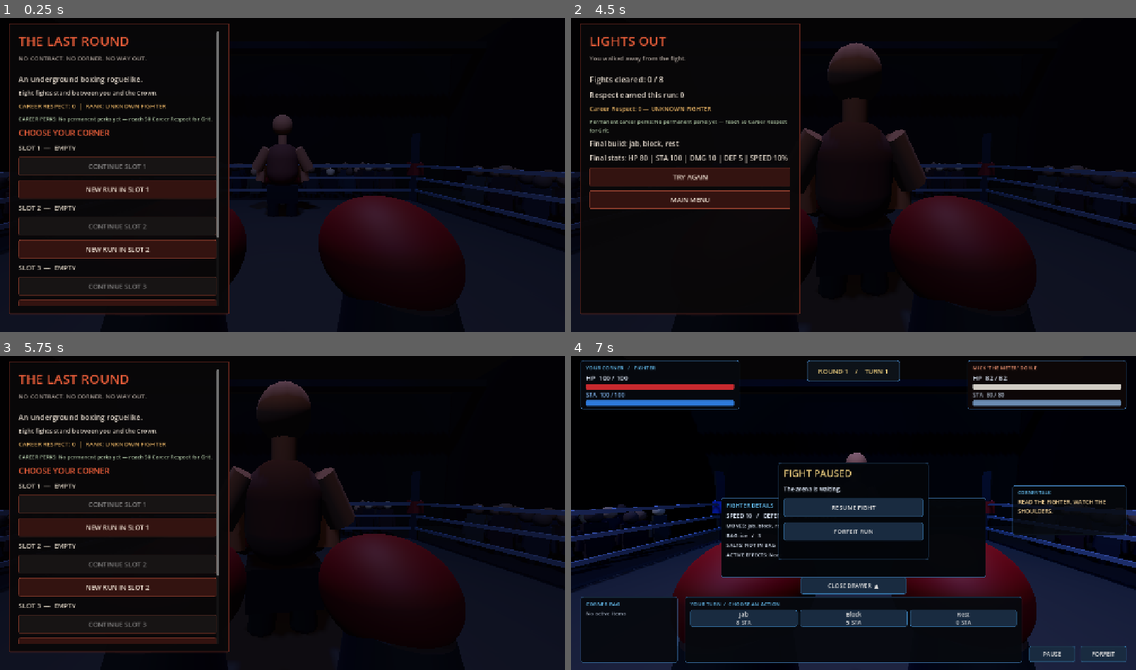
Above: before the commit, frames 1-4 (two rows, left to right).
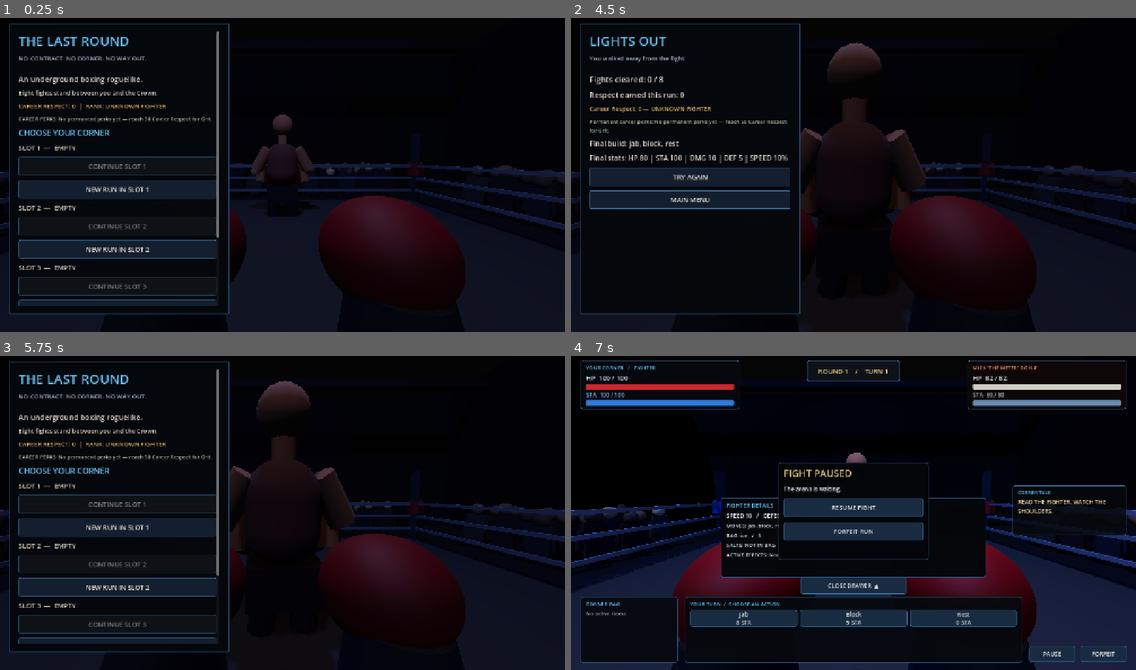
Above: after the commit, the same moments.

Repository: sedhehe/TheLastRound
Game: Godot game, scene res://scenes/main.tscn
The game is run twice, just before and just after one commit, with the same random seed, the same clock (stepped at 60 frames per second) and the same inputs.
Inputs:
- Up to frame 1 (0.25 s): no input
- Up to frame 2 (4.5 s): click "NEW RUN IN SLOT 1" at 0.5 s; click "Jab 8 STA" at 1.25 s; click "Block 5 STA" at 2 s; click "Rest 0 STA" at 2.75 s; click "FIGHTER / BAG / STATS ▼" at 3.5 s; click "FORFEIT" at 4.25 s
- Up to frame 3 (5.75 s): click "MAIN MENU" at 5 s
- Up to frame 4 (7 s): click "NEW RUN IN SLOT 1" at 5.75 s; click "PAUSE" at 6.5 s

The runs differ from the first frame. In frame 1, 6.4% of the frame differs, in the area x 1-41%, y 1-95%; in frame 2, 5.0%; in frame 3, 6.4%; in frame 4, nothing differs.

Commit message:
Unify menu and combat UI with cold industrial palette

Diff:
--- a/scripts/main.gd
+++ b/scripts/main.gd
@@ -347,8 +347,8 @@
 
 func _panel_style() -> StyleBoxFlat:
 	var style := StyleBoxFlat.new()
-	style.bg_color = Color(0.035, 0.03, 0.035, 0.94)
-	style.border_color = Color(0.43, 0.16, 0.12)
+	style.bg_color = Color(0.018, 0.028, 0.045, 0.96)
+	style.border_color = Color(0.16, 0.34, 0.50)
 	style.set_border_width_all(2)
 	style.set_corner_radius_all(3)
 	style.content_margin_left = 22
@@ -403,19 +403,19 @@
 	)
 
 	var style := StyleBoxFlat.new()
-	style.bg_color = Color(0.20, 0.075, 0.065)
-	style.border_color = Color(0.52, 0.23, 0.17)
+	style.bg_color = Color(0.075, 0.12, 0.18)
+	style.border_color = Color(0.20, 0.42, 0.60)
 	style.set_border_width_all(1)
 	style.set_corner_radius_all(2)
 
 	button.add_theme_stylebox_override("normal", style)
 	button.add_theme_stylebox_override(
 		"hover",
-		_button_style(Color(0.32, 0.11, 0.08))
+		_button_style(Color(0.13, 0.23, 0.32))
 	)
 	button.add_theme_stylebox_override(
 		"disabled",
-		_button_style(Color(0.09, 0.08, 0.08))
+		_button_style(Color(0.055, 0.07, 0.09))
 	)
 
 	button.pressed.connect(callback)
@@ -426,7 +426,7 @@
 func _button_style(color: Color) -> StyleBoxFlat:
 	var style := StyleBoxFlat.new()
 	style.bg_color = color
-	style.border_color = Color(0.52, 0.23, 0.17)
+	style.border_color = Color(0.20, 0.42, 0.60)
 	style.set_border_width_all(1)
 	style.set_corner_radius_all(2)
 	return style
@@ -434,8 +434,8 @@
 
 func _heading(fighter_name: String, sub: String) -> void:
 	_clear_ui()
-	_label(fighter_name, 30, Color(0.9, 0.36, 0.22))
-	_label(sub, 14, Color(0.65, 0.61, 0.58))
+	_label(fighter_name, 30, Color(0.40, 0.75, 0.95))
+	_label(sub, 14, Color(0.62, 0.70, 0.80))
 
 	var line := HSeparator.new()
 	content.add_child(line)
@@ -459,7 +459,7 @@
 		_label(menu_notice, 13, Color(1.0, 0.72, 0.42))
 		menu_notice = ""
 
-	_label("CHOOSE YOUR CORNER", 18, Color(0.9, 0.36, 0.22))
+	_label("CHOOSE YOUR CORNER", 18, Color(0.40, 0.75, 0.95))
 	for slot in range(SAVE_SLOT_COUNT):
 		var slot_path := _slot_save_path(slot)
 		var has_save := FileAccess.file_exists(slot_path)
@@ -704,7 +704,7 @@
 
 
 func _show_item_summary(include_active_effects: bool) -> void:
-	_label("CORNER BAG — %d / 3 SLOTS" % inventory.size(), 15, Color(0.9, 0.36, 0.22))
+	_label("CORNER BAG — %d / 3 SLOTS" % inventory.size(), 15, Color(0.40, 0.75, 0.95))
 
 	if inventory.is_empty():
 		_label("No items in your corner bag.", 12)
@@ -731,7 +731,7 @@
 			active_effects.append("+%d stamina on a successful dodge." % int(passive.get("wind", 0.0)))
 
 		if not active_effects.is_empty():
-			_label("PERSISTENT / NEXT-FIGHT EFFECTS", 15, Color(0.9, 0.36, 0.22))
+			_label("PERSISTENT / NEXT-FIGHT EFFECTS", 15, Color(0.40, 0.75, 0.95))
 			for effect in active_effects:
 				_label("• " + effect, 12, Color(0.82, 0.76, 0.68))
 		return
@@ -753,7 +753,7 @@
 	if float(passive.get("wind", 0.0)) > 0.0:
 		active_effects.append("+%d stamina on a successful dodge." % int(passive.get("wind", 0.0)))
 
-	_label("ACTIVE EFFECTS", 15, Color(0.9, 0.36, 0.22))
+	_label("ACTIVE EFFECTS", 15, Color(0.40, 0.75, 0.95))
 	if active_effects.is_empty():
 		_label("No temporary effects currently active.", 12)
 	else:
@@ -1778,7 +1778,7 @@
 	])
 
 	# Show the entire tournament route so every run has a clear destination.
-	_label("TOURNAMENT BRACKET", 18, Color(0.9, 0.36, 0.22))
+	_label("TOURNAMENT BRACKET", 18, Color(0.40, 0.75, 0.95))
 	var stage_names := [
 		"OPENING BOUT",
 		"OPENING BOUT",
@@ -2396,7 +2396,7 @@
 	game_state = "training_complete"
 	_heading("SPAR COMPLETE", "That's the rhythm. Read first, then choose.")
 	_label("You completed a full six-turn training round with the coach.", 17)
-	_label("WHAT TO TAKE INTO THE CIRCUIT", 18, Color(0.9, 0.36, 0.22))
+	_label("WHAT TO TAKE INTO THE CIRCUIT", 18, Color(0.40, 0.75, 0.95))
 	_label("• Read the telegraph before selecting a move.")
 	_label("• Block reduces damage; Slip guarantees an evade against the next attack.")
 	_label("• Rest restores 24 stamina, but leaves you open to the coach's response.")
@@ -2414,20 +2414,20 @@
 	game_state = "training_items"
 	_heading("THE CORNER BAG", "A fighter who knows their kit lasts longer.")
 	_label("You can carry up to 3 items. Items are earned as ITEM rewards after fights. Read the timing before choosing one.")
-	_label("HOW TO USE A COMBAT ITEM", 18, Color(0.9, 0.36, 0.22))
+	_label("HOW TO USE A COMBAT ITEM", 18, Color(0.40, 0.75, 0.95))
 	_label("During your turn, press its USE ITEM button beneath your move buttons. The item is consumed immediately, its effect is applied, and the opponent gets their response. Using an item still spends your turn.")
-	_label("COMBAT-USE ITEMS", 18, Color(0.9, 0.36, 0.22))
+	_label("COMBAT-USE ITEMS", 18, Color(0.40, 0.75, 0.95))
 	_label("Vaseline in the Eyes — use during combat to reduce opponent accuracy by 15 for 2 turns.")
 	_label("Rosin Dust — use during combat to drain 8 opponent stamina per turn for 2 turns.")
 	_label("Energy Drink — use during combat to restore 35 stamina immediately; the crash costs 10 stamina after the opponent responds.")
 	_label("Loaded Tape — use before attacking to add 18 damage to your next landed attack. It carries a 12% disqualification risk.")
 	_label("Cheap-shot Bribe — use before a dirty move. It protects your next dirty move from disqualification.")
 	_label("Crowd's Favourite — use during combat to gain up to +5 speed for the next fight, not this one.")
-	_label("BETWEEN-FIGHT ITEM", 18, Color(0.9, 0.36, 0.22))
+	_label("BETWEEN-FIGHT ITEM", 18, Color(0.40, 0.75, 0.95))
 	_label("Corner Ice Pack — use it from the hub between fights to restore 22 health. It cannot be activated during combat.")
-	_label("PASSIVE ITEM", 18, Color(0.9, 0.36, 0.22))
+	_label("PASSIVE ITEM", 18, Color(0.40, 0.75, 0.95))
 	_label("Smelling Salts — never press a button for these. If you own them when a hit would knock you out, they automatically trigger once per run and leave you at 30 health. They are then consumed.")
-	_label("QUICK RULES", 18, Color(0.9, 0.36, 0.22))
+	_label("QUICK RULES", 18, Color(0.40, 0.75, 0.95))
 	_label("• Check the CORNER BAG summary during combat and in the hub.")
 	_label("• Combat items appear as separate USE ITEM buttons, so you choose exactly which item to spend.")
 	_label("• Ice is used in the hub; Smelling Salts work automatically.")
@@ -2455,7 +2455,7 @@
 	_label("HEART: Below 25% health, gain a comeback critical chance.")
 	_label("TELL: The opponent's body language hints at their next attack.")
 	_label("MOVE SLOTS: You begin with 3 moves. The move limit is 4.")
-	_label("ENEMY TYPES", 18, Color(0.9, 0.36, 0.22))
+	_label("ENEMY TYPES", 18, Color(0.40, 0.75, 0.95))
 	_label("BRAWLER: Heavy loaded punches. Respect the big right-hand tell.")
 	_label("SPEEDSTER: Fast flurries that wear down your stamina.")
 	_label("TANK: A tight guard absorbs extra damage while the tank has stamina.")
@@ -2463,14 +2463,14 @@
 	_label("DIRTY FIGHTER: Successful hits also drain your stamina.")
 	_label("FINAL CHAMPION: Timed surges hit harder on turns 3 and 6 of each round.")
 
-	_label("REWARD TYPES & MOVE UPGRADES", 18, Color(0.9, 0.36, 0.22))
+	_label("REWARD TYPES & MOVE UPGRADES", 18, Color(0.40, 0.75, 0.95))
 	_label("After a win, choose ONE reward before entering the next fight. Move rewards are available in the opening stretch of the tournament.")
 	_label("NEW MOVE: Adds that move to your loadout and gives you another action option. You start with 3 moves and have room for 4 by default.")
 	_label("MOVE UPGRADE: If the offered move is already in your loadout, choosing it does not create a duplicate. It permanently adds +1 to your fighter's overall damage for the current run; it is not a move-specific level.")
 	_label("FULL LOADOUT: When all move slots are occupied, move rewards are limited to moves you already own, so the choice becomes a damage upgrade.")
 	_label("ITEM: Adds one item to your corner bag. The bag holds up to 3 items. Read its timing: some items are used in combat, Ice is for the hub, and Smelling Salts are an automatic one-time revive.")
 	_label("STAT UPGRADE: Improves your fighter for the rest of the current run. Some upgrades trade one stat for another; read the full description before choosing.")
-	_label("STAT REWARDS", 18, Color(0.9, 0.36, 0.22))
+	_label("STAT REWARDS", 18, Color(0.40, 0.75, 0.95))
 	_label("ROADWORK: +12 maximum stamina and recover 12 now.")
 	_label("HEAVY HANDS: +3 damage, but -2 speed.")
 	_label("OLD LEATHER: +15 maximum health and heal 10 now.")
@@ -2479,7 +2479,7 @@
 	_label("SECOND WIND: Recover +8 stamina after every successful dodge.")
 	_label("CORNER'S WISDOM: Heal 12 health immediately.")
 
-	_label("CORNER ITEMS", 18, Color(0.9, 0.36, 0.22))
+	_label("CORNER ITEMS", 18, Color(0.40, 0.75, 0.95))
 	_label("Smelling Salts are not part of the starting kit. They must be selected as an ITEM reward; once owned, they automatically trigger on one lethal hit and are then gone for the rest of that run.", 13)
 	for item in item_templates:
 		var item_name := str(item.get("name", "Unknown item"))
@@ -2488,14 +2488,14 @@
 		_label("%s — %s" % [item_name, item_description], 13)
 		_label(_item_timing(item_id), 12, Color(0.68, 0.64, 0.60))
 
-	_label("CAREER RESPECT PERKS", 18, Color(0.9, 0.36, 0.22))
+	_label("CAREER RESPECT PERKS", 18, Color(0.40, 0.75, 0.95))
 	_label("50 Respect — Grit: +5 max health on fresh runs.")
 	_label("200 Respect — Conditioning: +5 max stamina on fresh runs.")
 	_label("500 Respect — Power: +1 damage on fresh runs.")
 	_label("1000 Respect — Guard: +1 defence on fresh runs.")
 	_label("Perks are cumulative and never stack again when continuing a saved run.")
 
-	_label("TOURNAMENT RULES", 18, Color(0.9, 0.36, 0.22))
+	_label("TOURNAMENT RULES", 18, Color(0.40, 0.75, 0.95))
 	_label("Win a fight to choose one reward. Resolve that choice before the next bout.")
 	_label("A win restores 10 health and 20 stamina before the next fight.")
 	_label("A loss ends the run. Your current build and run Respect are lost; lifetime Respect is tracked separately.")
